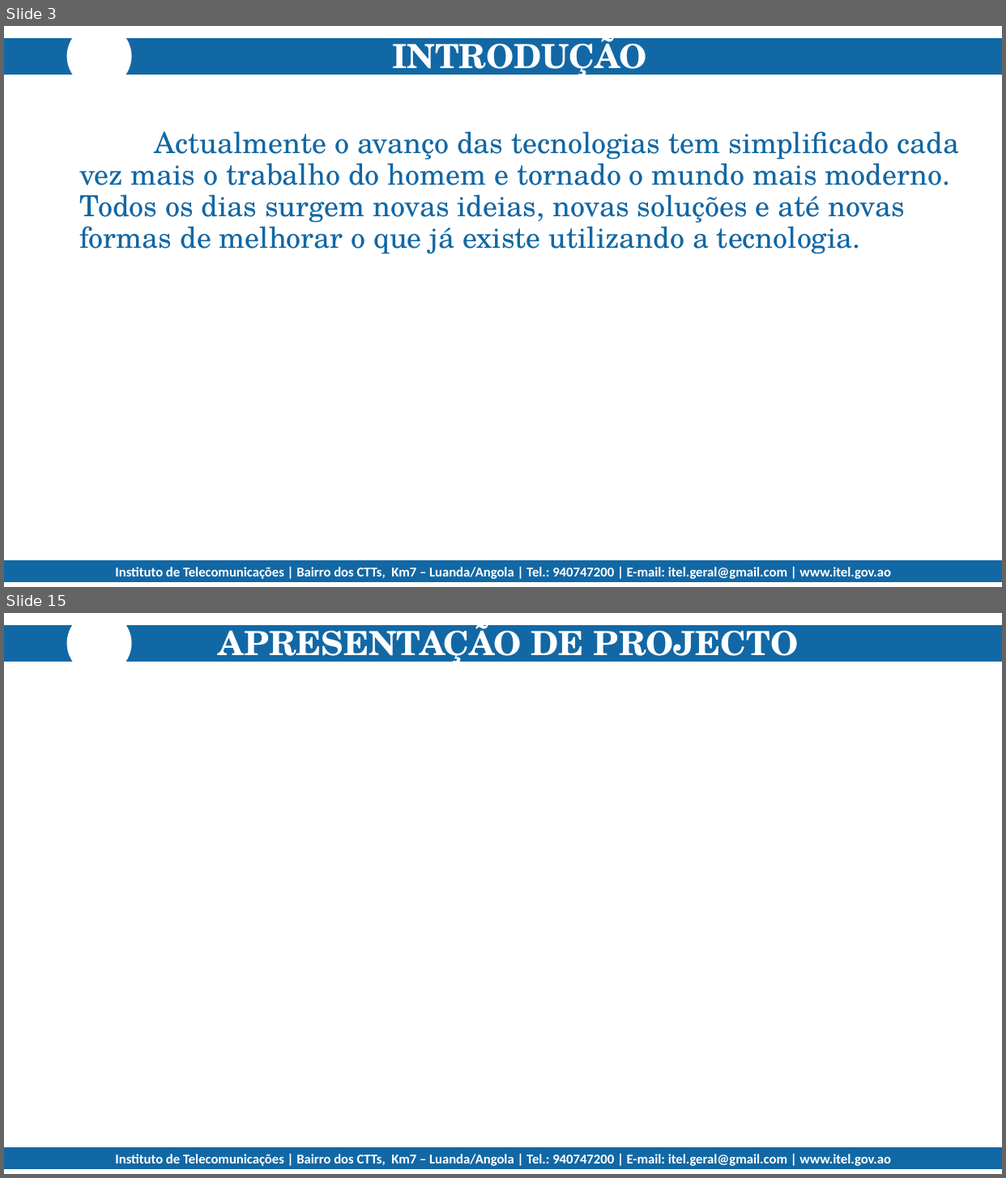
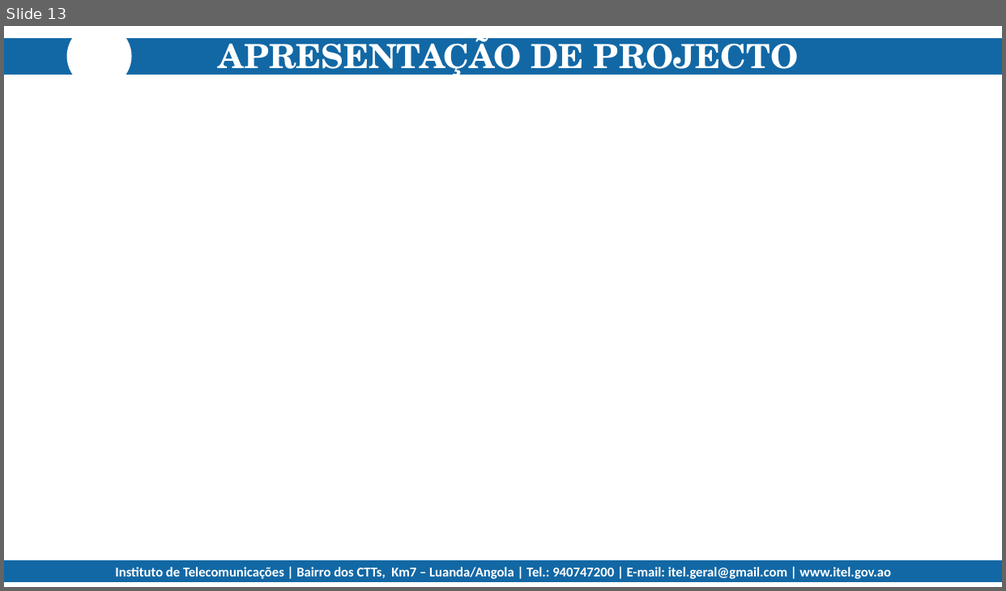
Before and after one commit to mariocosta2021/Jobs-PAP-2023-, a slide deck: _documentos/APRESENTAÇÃO DO PROJECTO.pptx. Shown one above the other, each under a label of ours: slides 3 and 15 before the commit, slide 13 after it; the slides between them are not shown. The pictures are 1006x1178 and 1006x591 pixels, drawn with LibreOffice and Linux fonts; fonts in the diff are those of the drawing; background and template pictures are left out. Boxes give left, top, right and bottom in pixels: in the first picture for what was removed or moved away, otherwise in the second. Text is boxed around its words. In the diff, an @@ line names an element or a change of style, - is before the commit and + after.

```diff
--- a/_documentos/APRESENTAÇÃO DO PROJECTO.pptx
+++ b/_documentos/APRESENTAÇÃO DO PROJECTO.pptx
@@ slide 3 removed at [4, 26, 1002, 587], background #FFFFFF; not listed: 4 template elements that a slide beside it also shows @@
@@ subtitle removed at [393, 35, 647, 79] @@
-INTRODUÇÃO
@@ title removed at [79, 131, 959, 254] @@
-Actualmente o avanço das tecnologias tem simplificado cada vez mais o trabalho do homem e tornado o mundo mais moderno. Todos os dias surgem novas ideias, novas soluções e até novas formas de melhorar o que já existe utilizando a tecnologia.
@@ what was slide 15 is now slide 13 @@
```
Also in this commit, not shown: 6 slides changed, 6 slides added, 7 other slides removed, 30 other files.
